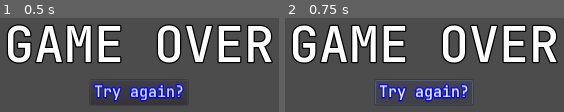
Above: before the commit, frames 1-2 (left to right).
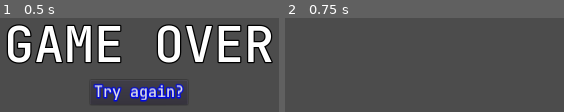
Above: after the commit, the same moments.

Repository: KurzweilTV/AssemblyJam
Game: Godot game, scene res://UI/GameOver.tscn
The game is run twice, just before and just after one commit, with the same random seed, the same clock (stepped at 60 frames per second) and the same inputs. The project has no main scene, so this scene is started directly.
Inputs:
- Up to frame 1 (0.5 s): no input
- Up to frame 2 (0.75 s): click "Try again?" at 0.5 s

Frame 1 is identical in both runs. In frame 2, 24% of the frame differs, in the area x 2-98%, y 6-92%.

Commit message:
respawning now works

Diff:
--- a/Actors/Checkpoint.gd
+++ b/Actors/Checkpoint.gd
@@ -6,6 +6,8 @@
 func _ready():
 	pass # Replace with function body.
 
+func open():
+	$AnimationPlayer.play("Open")
 
 func activate(state):
 	if state:
--- a/Player/GlobalPlayer.gd
+++ b/Player/GlobalPlayer.gd
@@ -1,5 +1,6 @@
 extends Node
 
+var playerControllerScene = preload("res://Player/Player.tscn")
 
 var controller : KinematicBody2D
 
@@ -10,9 +11,6 @@
 var currentHealth = 5.0
 
 var currentSpawn = null
-
-func _ready():
-	set_process(false)
 
 
 func damage(value):
@@ -33,21 +31,22 @@
 	if currentSpawn != null :
 		if is_instance_valid(currentSpawn):
 			# respawn player at chepoint
-			print("respawn player")
+			controller.queue_free()
+			UI.queue_free()
+			var newController = playerControllerScene.instance()
+			newController.global_position = currentSpawn.global_position
+			currentSpawn.open()
+			get_tree().current_scene.add_child(newController)
+
+
 	pass
 
 func free_controller(oldController):
 	assert(oldController == controller)
-	set_process(false)
+
 
 func set_controller(newController):
 	controller = newController
 	currentHealth = maxHealth
-	UI = get_tree().get_nodes_in_group("UI")[0]
-	UI.update_health(currentHealth)
-	set_process(true)
-
-
-func _process(delta):
-	# update stuff
-	pass
+	UI = get_tree().get_nodes_in_group("UI")[get_tree().get_nodes_in_group("UI").size()-1] # dunno why this -1 needs to be here, but it's late and I can' be bothered
+	UI.call_deferred("update_health",currentHealth)
--- a/Player/Player.tscn
+++ b/Player/Player.tscn
@@ -2077,7 +2077,7 @@
 nodes/output/position = Vector2( 1060, 240 )
 nodes/walking/node = SubResource( 18 )
 nodes/walking/position = Vector2( 60, 580 )
-node_connections = [ "output", 0, "onGround", "airState", 0, "Animation", "airState", 1, "Animation 2", "groundState", 0, "idle", "groundState", 1, "walking", "onGround", 0, "airState", "onGround", 1, "groundState" ]
+node_connections = [ "airState", 0, "Animation", "airState", 1, "Animation 2", "onGround", 0, "airState", "onGround", 1, "groundState", "groundState", 0, "idle", "groundState", 1, "walking", "output", 0, "onGround" ]
 
 [node name="Player" type="KinematicBody2D" groups=["Player"]]
 collision_layer = 2
--- a/UI/GameOver.gd
+++ b/UI/GameOver.gd
@@ -21,4 +21,5 @@
 func _on_Button_pressed():
 	get_tree().paused = false
 	GlobalPlayer.respawn()
+	queue_free()
 	pass # Replace with function body.
